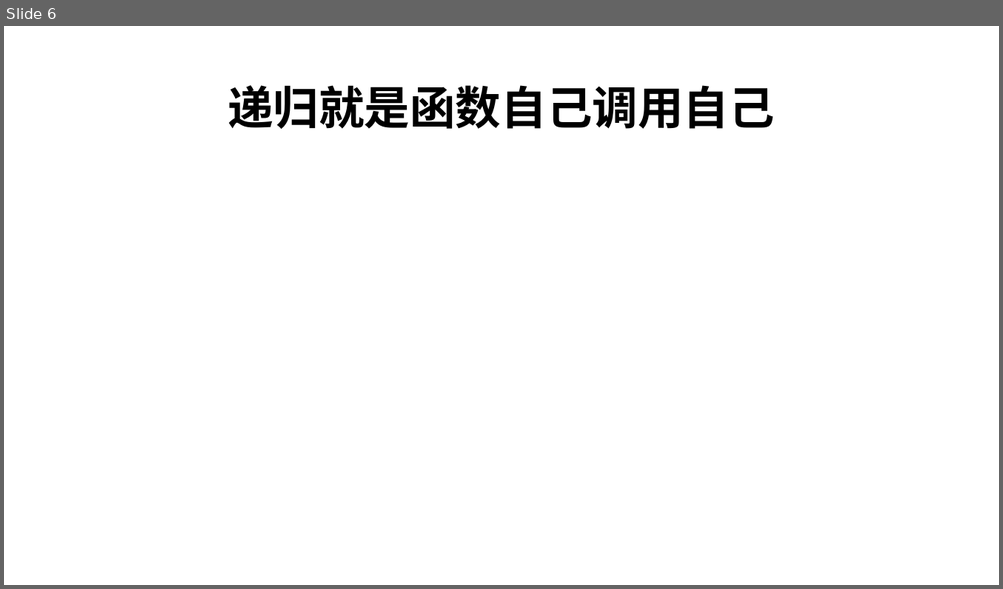
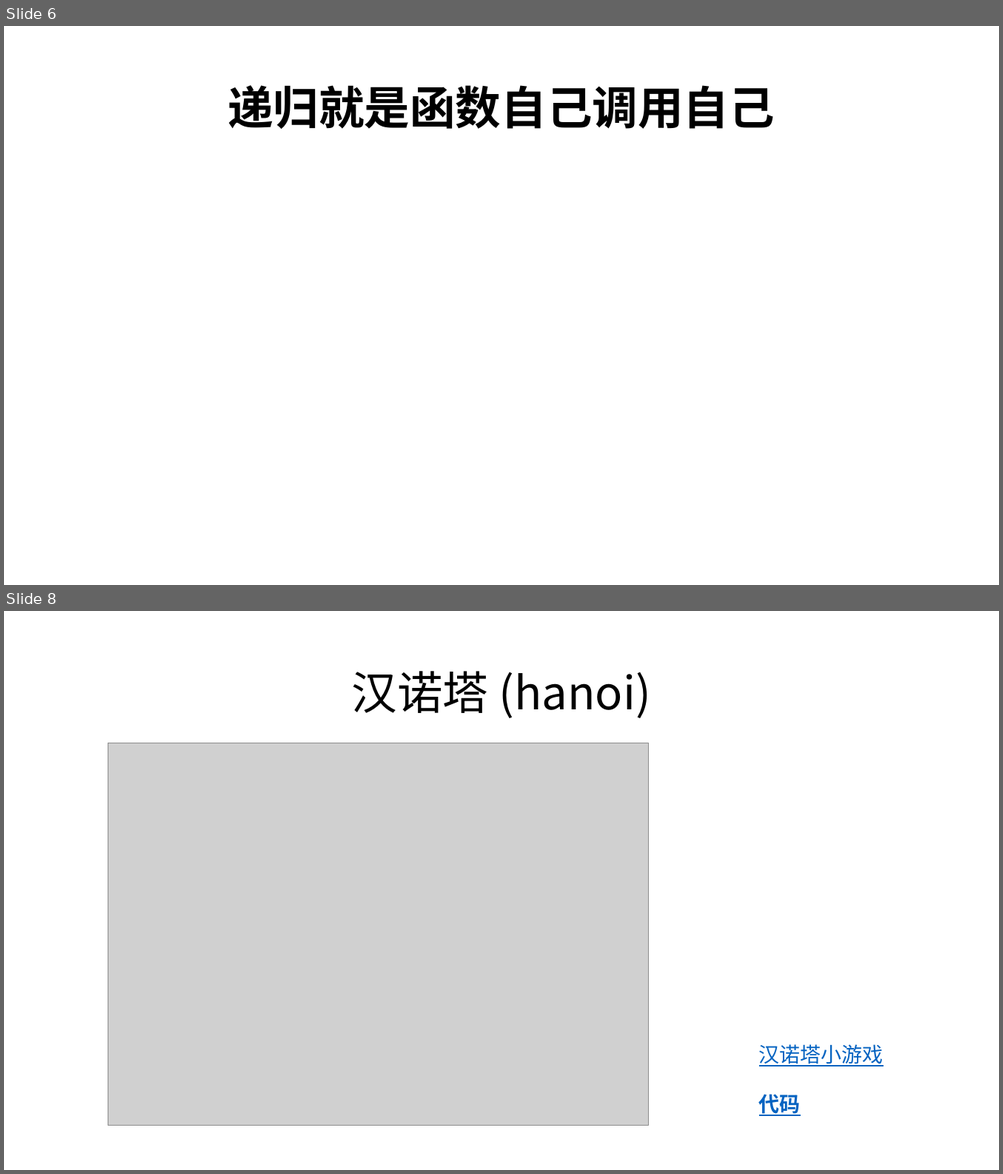
Before and after one commit to ZPYhiahiahia/nxjb-recursion-src, a slide deck: 递归.pptx. Shown one above the other, each under a label of ours: slide 6 before the commit, slides 6 and 8 after it; the slides between them are not shown. The pictures are 1003x589 and 1003x1174 pixels, drawn with LibreOffice and Linux fonts; fonts in the diff are those of the drawing; grey boxes stand for pictures. Boxes give left, top, right and bottom in pixels: in the first picture for what was removed or moved away, otherwise in the second. Text is boxed around its words. In the diff, an @@ line names an element or a change of style, - is before the commit and + after.

```diff
--- a/递归.pptx
+++ b/递归.pptx
@@ slide 8 added at <box>4,611,999,1170</box>, background #FFFFFF @@
@@ title added at <box>352,671,651,718</box>, 44 pt, text #000000 @@
+汉诺塔 (hanoi)
@@ picture added at <box>108,743,649,1126</box> @@
@@ text added at <box>759,1045,883,1116</box>, 20 pt, text #0563C1, underline @@
+汉诺塔小游戏
+代码
```
Also in this commit, not shown: 1 slide changed, 1 other slide added, 1 other file.
